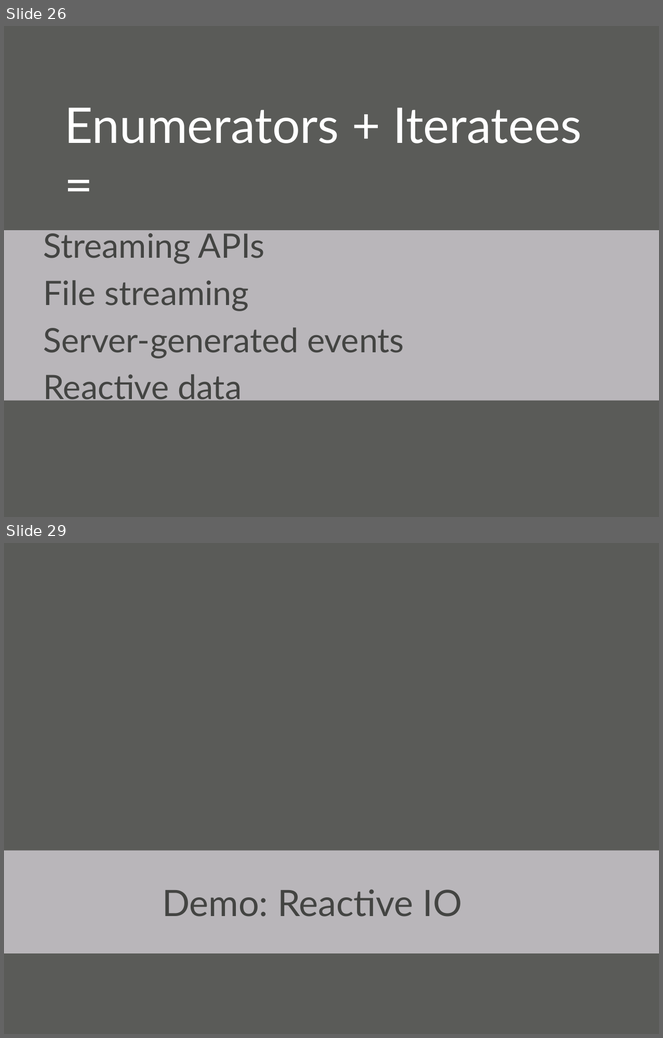
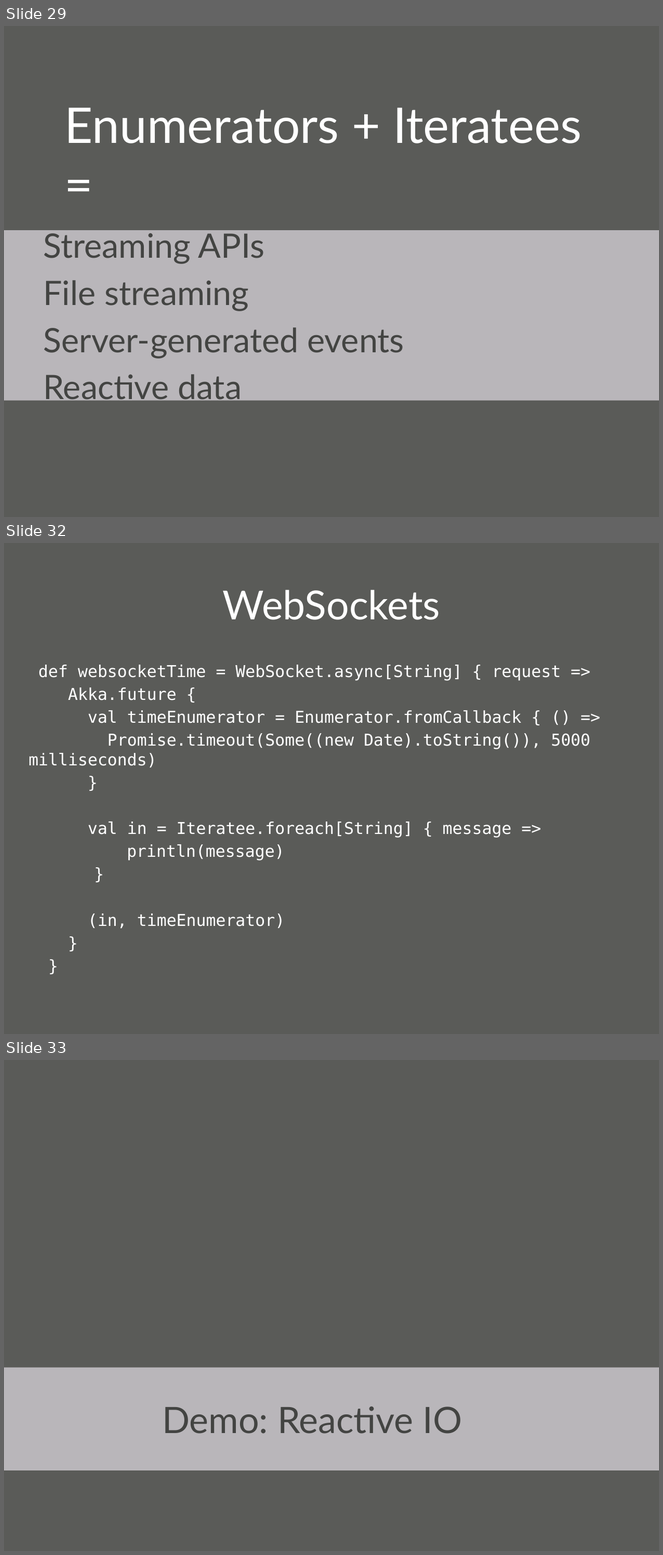
Before and after one commit to oscarrenalias/wjax-2012-play-async-apps, a slide deck: presentation/Asynchronous web apps with Play Framework 2.0.pptx. Shown one above the other, each under a label of ours: slides 26 and 29 before the commit, slides 29, 32 and 33 after it; the slides between them are not shown. The pictures are 663x1038 and 663x1555 pixels, drawn with LibreOffice and Linux fonts; fonts in the diff are those of the drawing; background and template pictures are left out. Boxes give left, top, right and bottom in pixels: in the first picture for what was removed or moved away, otherwise in the second. Text is boxed around its words. In the diff, an @@ line names an element or a change of style, - is before the commit and + after.

```diff
--- a/presentation/Asynchronous web apps with Play Framework 2.0.pptx
+++ b/presentation/Asynchronous web apps with Play Framework 2.0.pptx
@@ slide 32 added at <box>4,543,659,1034</box>, background picture (left out) @@
@@ title added at <box>223,590,440,620</box>, 44 pt, text #FFFFFF @@
+WebSockets
@@ text added at <box>28,665,591,929</box>, 18 pt, text #FFFFFF @@
+def websocketTime = WebSocket.async[String] { request =>
+Akka.future {
+val timeEnumerator = Enumerator.fromCallback { () =>
+Promise.timeout(Some((new Date).toString()), 5000 milliseconds)
+}
+val in = Iteratee.foreach[String] { message =>
+println(message)
+}
+(in, timeEnumerator)
+}
+}
@@ what was slide 26 is now slide 29 @@
@@ what was slide 29 is now slide 33 @@
```
Also in this commit, not shown: 5 slides changed, 4 other slides added, 1 slide removed.
